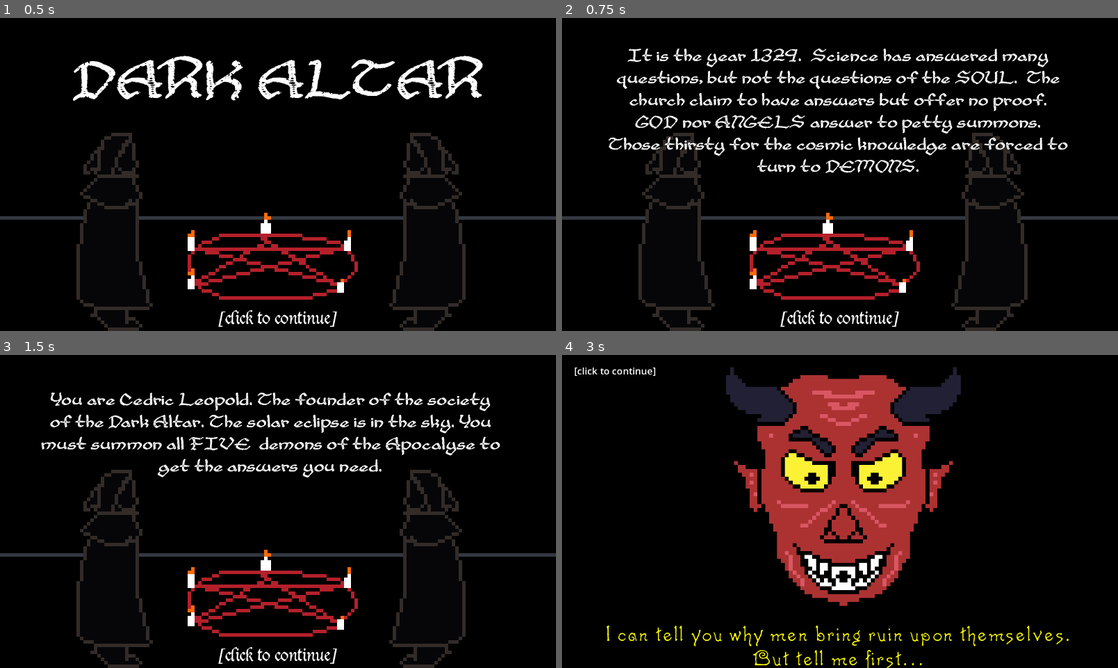
Above: before the commit, frames 1-4 (two rows, left to right).
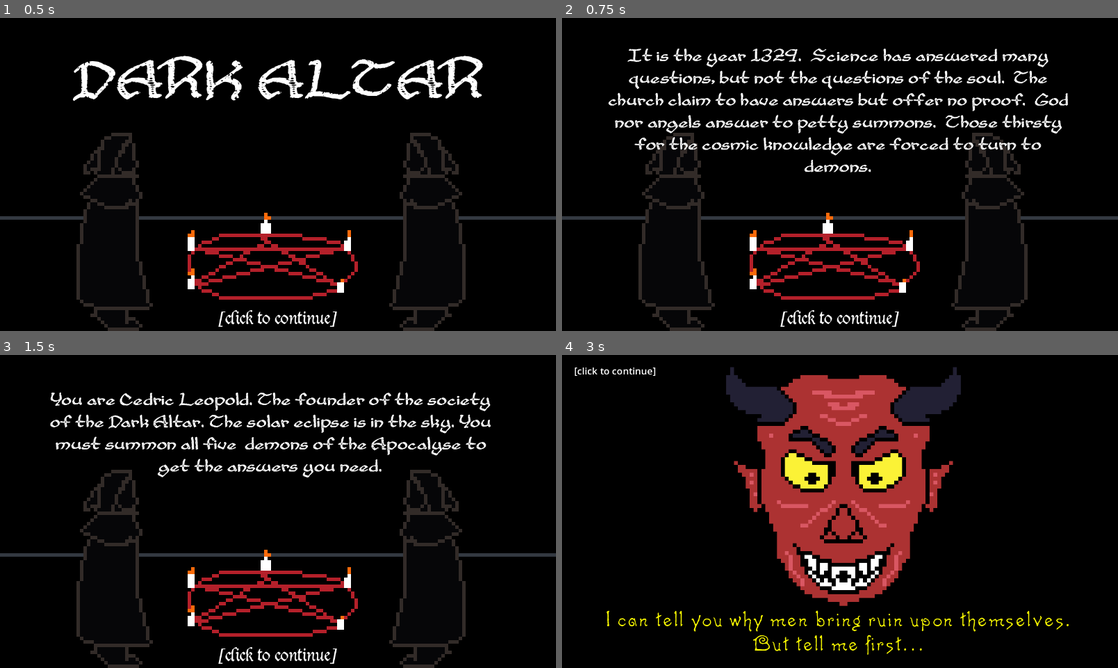
Above: after the commit, the same moments.

Repository: adrientremblay/ld55
Game: Godot game, scene res://scenes/title_screen.tscn
Two runs of this game, one before a commit and one after it. Both use one fixed random seed, a clock stepped at 60 frames per second and the inputs below.
Inputs (mouse positions are in pixels of both pictures, inside the frame that each line leads up to):
- Up to frame 1 (0.5 s): no input
- Up to frame 2 (0.75 s): tap Enter at 0.5 s; move the mouse to (962, 158) at 0.52 s; press the mouse at (962, 158) at 0.53 s
- Up to frame 3 (1.5 s): tap Enter at 1.25 s; move the mouse to (166, 527) at 1.27 s; release the mouse at (166, 527) at 1.28 s; click (166, 527) at 1.35 s
- Up to frame 4 (3 s): tap Enter at 2 s; move the mouse to (895, 442) at 2.02 s; press the mouse at (895, 442) at 2.03 s; tap Space (skip_level) at 2.75 s; move the mouse to (1062, 470) at 2.77 s; release the mouse at (1062, 470) at 2.78 s; click (1062, 470) at 2.85 s

Frame 1 is identical in both runs. In frame 2, 6.9% of the frame differs, in the area x 8-91%, y 16-50%; in frame 3, 1.7%; in frame 4, 2.3%.

Commit message:
Tweaked demon face screen

Diff:
--- a/scenes/demon_scene.tscn
+++ b/scenes/demon_scene.tscn
@@ -156,10 +156,10 @@
 modulate = Color(1, 1, 0, 1)
 layout_mode = 0
 offset_left = 45.0
-offset_top = 589.0
+offset_top = 558.0
 offset_right = 1231.0
-offset_bottom = 754.0
-text = "HELLO I AM A DEMON!!!HELLO I AM A DEMON!!!HELLO I AM A DEMON!!!HELLO I AM A DEMON!!!"
+offset_bottom = 717.0
+text = "HELLO I AM A DEMON!!!HELLO I AM A DEMON!!!HELLO I AM A DEMON!!!"
 label_settings = SubResource("LabelSettings_tnlri")
 horizontal_alignment = 1
 vertical_alignment = 1
--- a/scenes/title_screen.tscn
+++ b/scenes/title_screen.tscn
@@ -82,7 +82,7 @@
 offset_top = 40.0
 offset_right = 1176.0
 offset_bottom = 394.0
-text = "It is the year 1329.  Science has answered many questions, but not the questions of the SOUL.  The church claim to have answers but offer no proof.  GOD nor ANGELS answer to petty summons.  Those thirsty for the cosmic knowledge are forced to turn to DEMONS."
+text = "It is the year 1329.  Science has answered many questions, but not the questions of the soul.  The church claim to have answers but offer no proof.  God nor angels answer to petty summons.  Those thirsty for the cosmic knowledge are forced to turn to demons."
 label_settings = SubResource("LabelSettings_0k0s3")
 horizontal_alignment = 1
 vertical_alignment = 1
@@ -102,7 +102,7 @@
 offset_top = 81.0
 offset_right = 1163.0
 offset_bottom = 282.0
-text = "You are Cedric Leopold. The founder of the society of the Dark Altar. The solar eclipse is in the sky. You must summon all FIVE  demons of the Apocalyse to get the answers you need."
+text = "You are Cedric Leopold. The founder of the society of the Dark Altar. The solar eclipse is in the sky. You must summon all five  demons of the Apocalyse to get the answers you need."
 label_settings = SubResource("LabelSettings_0k0s3")
 horizontal_alignment = 1
 vertical_alignment = 1
--- a/scripts/main.gd
+++ b/scripts/main.gd
@@ -25,8 +25,8 @@
 	demons_to_summon.append(Demon.new(1, "Abaddon", "Demon of Desolation and Ruin", null, null, ["I am Abaddon! Am I the f …(256 unchanged characters)…
 	demons_to_summon.append(Demon.new(2, "Moloch", "Demon of Wrath and Violence", null, null, ["I am Moloch! God of wrath  …(215 unchanged characters)…
 	demons_to_summon.append(Demon.new(3, "Lilith", "Demon of Deception and Betrayal", null, null, ["I am Lilith! You know  …(214 unchanged characters)…
-	demons_to_summon.append(Demon.new(4, "Asmodeus", "Demon of  …(121 unchanged characters)… dge is the dirtiest of all desires!"], "Do the same as with the last level. There are more skulls now."))
-	demons_to_summon.append(Demon.new(5, "Lucifer", "Lord of al …(310 unchanged characters)…  as with the last level. There are more skulls now."))
+	demons_to_summon.append(Demon.new(4, "Asmodeus", "Demon of  …(121 unchanged characters)… dge is the dirtiest of all desires!"], "Blood chalices increase the value of surrounding (non-diagonal) offerings by one."))
+	demons_to_summon.append(Demon.new(5, "Lucifer", "Lord of al …(310 unchanged characters)…  as with the last level. There are more blood chalices now. This is the final challenge to summon Lucifer!"))
 
 func load_demon(demon: Demon, level_number: int):
 	demonNameLabel.text = demon.name
